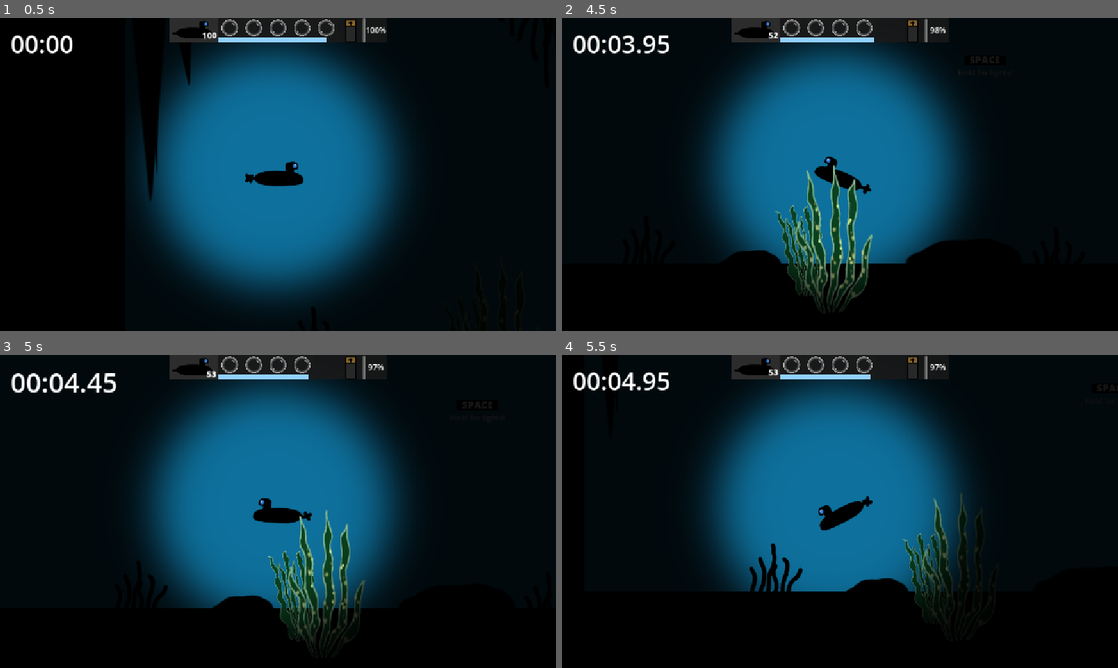
Above: before the commit, frames 1-4 (two rows, left to right).
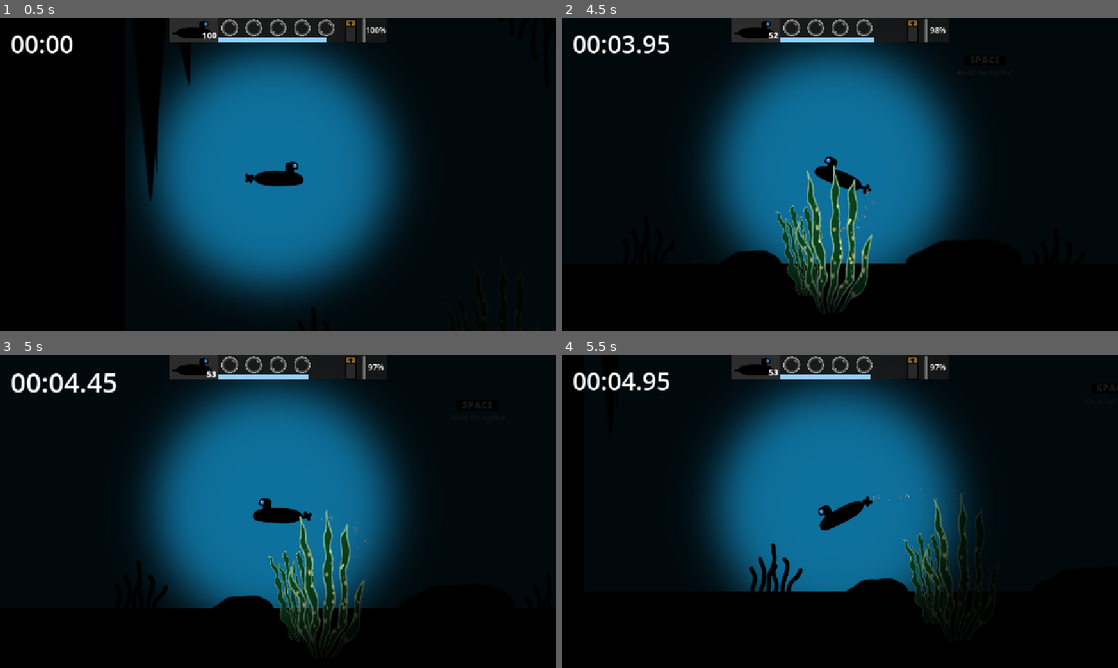
Above: after the commit, the same moments.

Repository: EddieRowe/godot-wild-jam-82
Game: Godot game, scene res://levels/level_1.tscn
Same seed, same stepped clock (60 frames per second), same inputs: the game is played once before the commit and once after it. This scene is started directly instead of the project's main scene.
Inputs:
- Up to frame 1 (0.5 s): no input
- Up to frame 2 (4.5 s): tap Enter (ui_accept) at 0.5, 0.77, 1.52, 3.02, 3.77 s; hold Right (ui_right) 0.53-1.28 s; hold Down (ui_down) 1.28-2.03 s; hold Right (ui_right) 2.03-2.78 s; hold Up (ui_up) 2.78-3.53 s; hold Left (ui_left) from 3.53 s (still down)
- Up to frame 3 (5 s): keep holding Left (ui_left); tap Enter (ui_accept) at 4.52 s
- Up to frame 4 (5.5 s): release Left (ui_left) at 5.03 s; hold Down (ui_down) from 5.03 s (still down)

Frame 1 is identical in both runs. In frame 2, less than 0.1% of the frame differs, in the area x 49-57%, y 54-72%; in frame 3, less than 0.1%; in frame 4, less than 0.1%.

Commit message:
Bubble stream behind propeller

Diff:
--- a/prefabs/Player.tscn
+++ b/prefabs/Player.tscn
@@ -1,10 +1,11 @@
-[gd_scene load_steps=15 format=3 uid="uid://cphyt7srqwafr"]
+[gd_scene load_steps=17 format=3 uid="uid://cphyt7srqwafr"]
 
 [ext_resource type="Script" uid="uid://4a7nsts8luh7" path="res://scripts/submarine_script.gd" id="1_glu7e"]
 [ext_resource type="Texture2D" uid="uid://dcl8d3ja31fie" path="res://art/player_placeholder_.png" id="2_ay6yh"]
 [ext_resource type="Script" uid="uid://ssj3qc07pg03" path="res://scripts/health.gd" id="3_ay6yh"]
 [ext_resource type="Texture2D" uid="uid://cphlsjsitl4ir" path="res://art/player_propellor_placeholder_.png" id="3_rwuho"]
 [ext_resource type="Script" uid="uid://cdj3fn4u6ytsb" path="res://scripts/oxygen.gd" id="4_p3xyx"]
+[ext_resource type="Texture2D" uid="uid://bluv0ytravv8x" path="res://art/bubble_tiny.png" id="4_yhksc"]
 [ext_resource type="Texture2D" uid="uid://bygay2a087fb5" path="res://art/lightmask1.png" id="5_wuy1y"]
 [ext_resource type="Script" uid="uid://cbqex3ko6h1np" path="res://scripts/light_mask.gd" id="6_1nynx"]
 [ext_resource type="Script" uid="uid://bfv8nph13ijuc" path="res://scripts/energy.gd" id="7_64pgi"]
@@ -53,10 +54,23 @@
 &"propellor_anim": SubResource("Animation_rwuho")
 }
 
+[sub_resource type="ParticleProcessMaterial" id="ParticleProcessMaterial_yhksc"]
+lifetime_randomness = 0.2
+particle_flag_disable_z = true
+angle_min = -90.0
+angle_max = 90.0
+initial_velocity_min = 50.0
+initial_velocity_max = 50.0
+gravity = Vector3(0, -90, 0)
+scale_min = 0.2
+scale_max = 0.4
+turbulence_enabled = true
+turbulence_noise_speed_random = 0.0
+
 [node name="Player" type="Node2D" groups=["Player"]]
 position = Vector2(-25, -15)
 
-[node name="RigidBody2D" type="RigidBody2D" parent="." node_paths=PackedStringArray("health", "oxygen", "energy", "sprite", "audio", "propellor", "restart_timer") groups=["Player"]]
+[node name="RigidBody2D" type="RigidBody2D" parent="." node_paths=PackedStringArray("health", "oxygen", "energy", "sprite", "audio", "propellor", "bubble_stream", "restart_timer") groups=["Player"]]
 freeze = true
 continuous_cd = 1
 contact_monitor = true
@@ -68,6 +82,7 @@
 sprite = NodePath("Sprite2D")
 audio = NodePath("../Submarine Audio")
 propellor = NodePath("Sprite2D/PropSprite2D/PropSpriteAnimationPlayer")
+bubble_stream = NodePath("Sprite2D/PropSprite2D/BubbleStreamGPUParticles2D")
 restart_timer = NodePath("../RestartLevelTimer")
 
 [node name="CollisionShape2D" type="CollisionShape2D" parent="RigidBody2D"]
@@ -86,6 +101,12 @@
 libraries = {
 &"": SubResource("AnimationLibrary_634ti")
 }
+
+[node name="BubbleStreamGPUParticles2D" type="GPUParticles2D" parent="RigidBody2D/Sprite2D/PropSprite2D"]
+emitting = false
+amount = 18
+texture = ExtResource("4_yhksc")
+process_material = SubResource("ParticleProcessMaterial_yhksc")
 
 [node name="Camera2D" type="Camera2D" parent="RigidBody2D"]
 
--- a/scripts/submarine_script.gd
+++ b/scripts/submarine_script.gd
@@ -8,6 +8,7 @@
 @export var sprite : Sprite2D
 @export var audio : SubmarineAudio
 @export var propellor : AnimationPlayer
+@export var bubble_stream : GPUParticles2D
 @export var restart_timer : Timer
 @export var rotation_speed : float = 0.1
 
@@ -54,10 +55,12 @@
 	# also bad
 	if movement.length() > 0:
 		audio._start_sub_prop_audio()
+		bubble_stream.emitting = true
 		if !propellor.is_playing():
 			propellor.play(("propellor_anim"))
 	else:
 		audio._stop_sub_prop_audio()
+		bubble_stream.emitting = false
 		if propellor.is_playing():
 			propellor.stop()
 
Binary file added: art/bubble_tiny.png
Not shown, added: art/bubble_tiny.png.import
